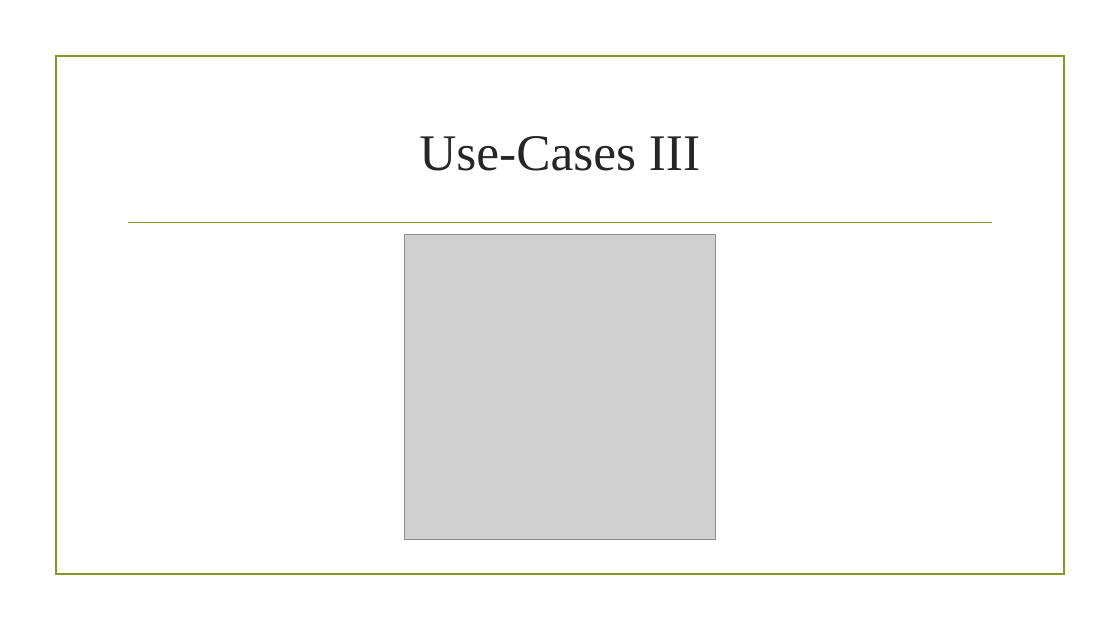
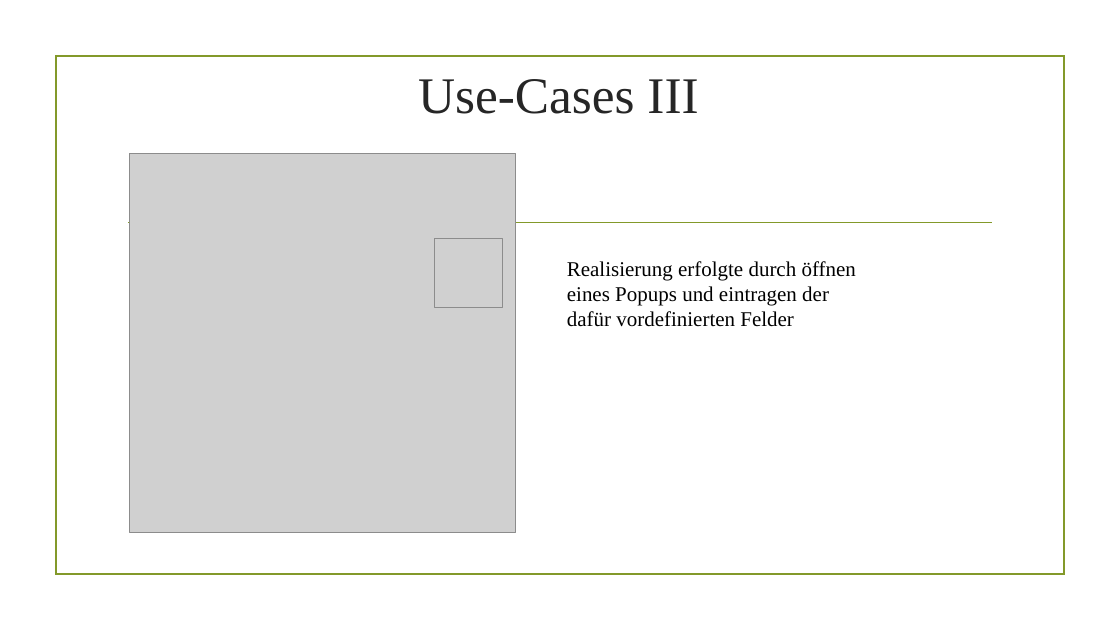
Before and after one commit to UniPayne/RCD-Project, a slide deck: slide 5 of Projektdokumentationen/Projektabgabe/Projektabgabe.pptx (slide 6 before the commit). Drawn at 1120x630 pixels with LibreOffice and Linux fonts; fonts in the diff are those of the drawing; grey boxes stand for pictures; background and template pictures are left out. Boxes give left, top, right and bottom in pixels: in the first picture for what was removed or moved away, otherwise in the second. Text is boxed around its words. In the diff, an @@ line names an element or a change of style, - is before the commit and + after.

```diff
--- a/Projektdokumentationen/Projektabgabe/Projektabgabe.pptx
+++ b/Projektdokumentationen/Projektabgabe/Projektabgabe.pptx
@@ title "Use-Cases III": place and size @@
-title "Use-Cases III" at [419,136,700,171]
+title "Use-Cases III" at [418,79,698,114]
@@ picture: place and size @@
-picture at [405,235,715,540]
+picture at [130,154,516,533]
@@ picture added at [434,239,503,308] @@
@@ text added at [567,261,856,327], 18 pt, text #000000 @@
+Realisierung erfolgte durch öffnen eines Popups und eintragen der dafür vordefinierten Felder
```
Also in this commit, not shown: 6 other slides changed, 3 slides added, 5 slides removed, 1 other file.
